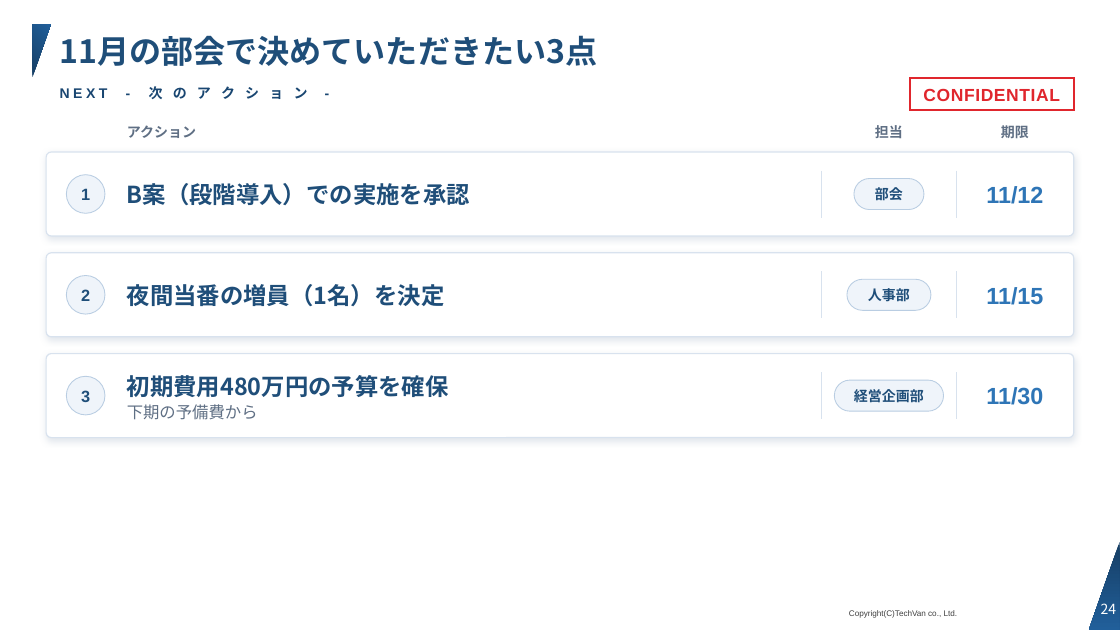
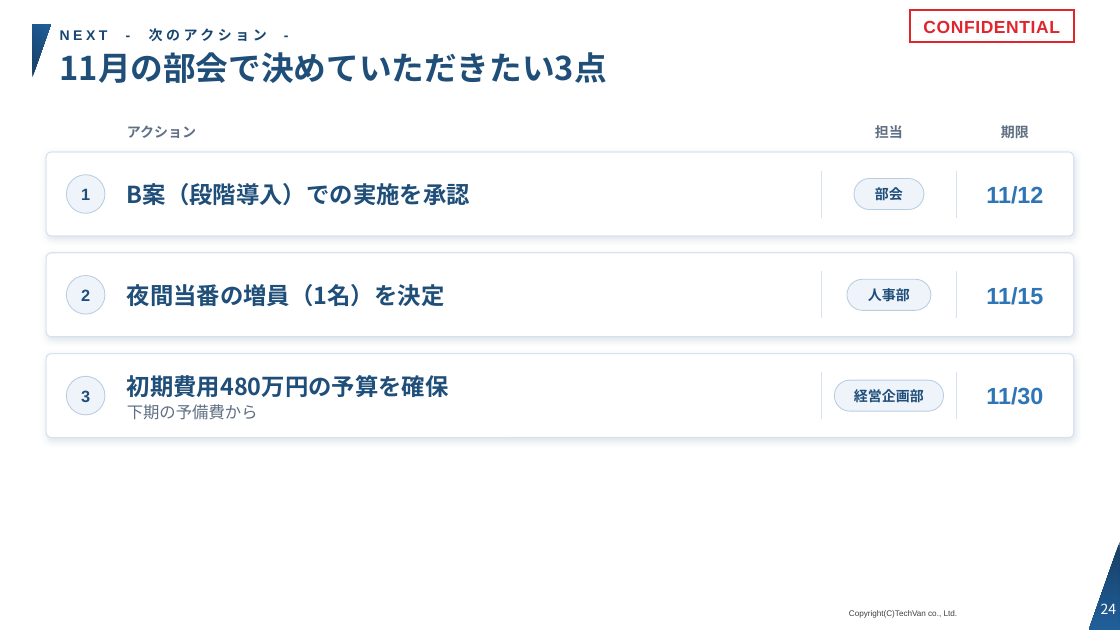
Before and after one commit to Kishi-Satoshi/slide-techvan-dist, a slide deck: slide 24 of plugins/slide-techvan/skills/slide-techvan/examples/catalog-techvan.pptx. Drawn at 1120x630 pixels with LibreOffice and Linux fonts; fonts in the diff are those of the drawing; background and template pictures are left out. Boxes give left, top, right and bottom in pixels: in the first picture for what was removed or moved away, otherwise in the second. Text is boxed around its words. In the diff, an @@ line names an element or a change of style, - is before the commit and + after.

```diff
--- a/plugins/slide-techvan/skills/slide-techvan/examples/catalog-techvan.pptx
+++ b/plugins/slide-techvan/skills/slide-techvan/examples/catalog-techvan.pptx
@@ text at (60,28,267,41): spaces changed @@
-NEXT - 次 の ア ク シ ョ ン -
+NEXT - 次のアクション -
@@ rectangle "CONFIDENTIAL": place and size @@
-rectangle "CONFIDENTIAL" at (910,78,1074,110)
+rectangle "CONFIDENTIAL" at (910,10,1074,42)
@@ title "11月の部会で決めていただきたい3点": place and size @@
-title "11月の部会で決めていただきたい3点" at (60,35,598,66)
+title "11月の部会で決めていただきたい3点" at (60,52,607,83)
@@ title "11月の部会で決めていただきたい3点" at (60,52,607,83): size 27.5 to 28 pt; vertical alignment middle to top @@
```
Also in this commit, not shown: 25 other slides changed, 9 other files.
